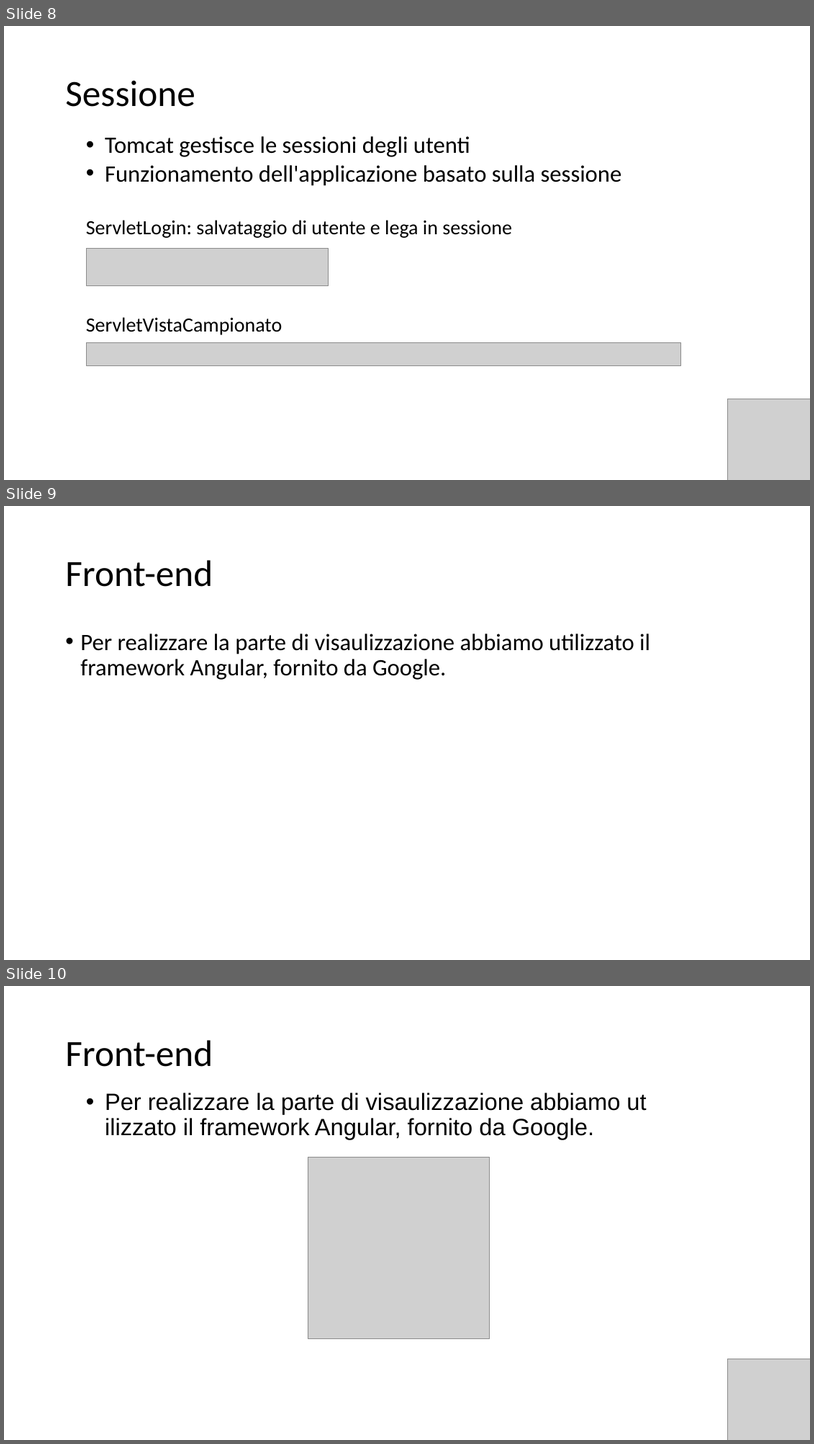
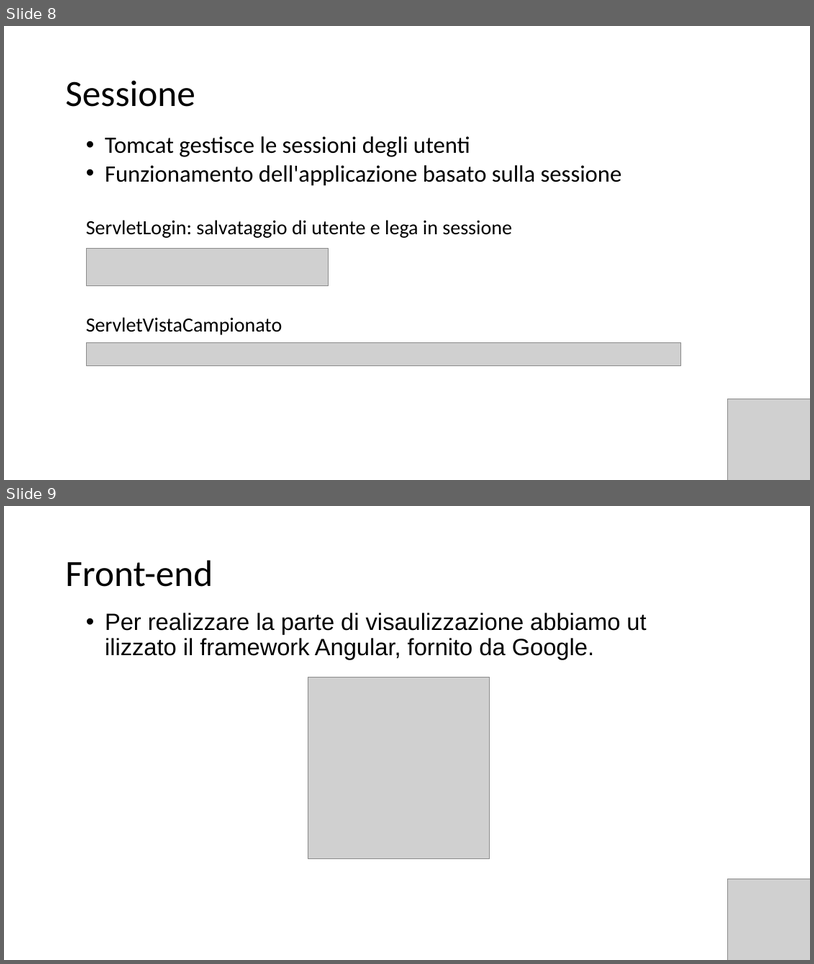
Before and after one commit to stefanospadari/FantaBasket, a slide deck: PresentazioneIDS.pptx. Shown one above the other, each under a label of ours: slides 8, 9 and 10 before the commit, slides 8 and 9 after it. The pictures are 814x1444 and 814x964 pixels, drawn with LibreOffice and Linux fonts; fonts in the diff are those of the drawing; grey boxes stand for pictures. Boxes give left, top, right and bottom in pixels: in the first picture for what was removed or moved away, otherwise in the second. Text is boxed around its words. In the diff, an @@ line names an element or a change of style, - is before the commit and + after.

Commit message:
modifica power point

```diff
--- a/PresentazioneIDS.pptx
+++ b/PresentazioneIDS.pptx
@@ slide 9 removed at [4, 506, 810, 960], background #FFFFFF @@
@@ title removed at [65, 560, 213, 587] @@
-Front-end
@@ text removed at [80, 633, 651, 680] @@
-• Per realizzare la parte di visaulizzazione abbiamo utilizzato il framework Angular, fornito da Google.
@@ what was slide 10 is now slide 9 @@
```
